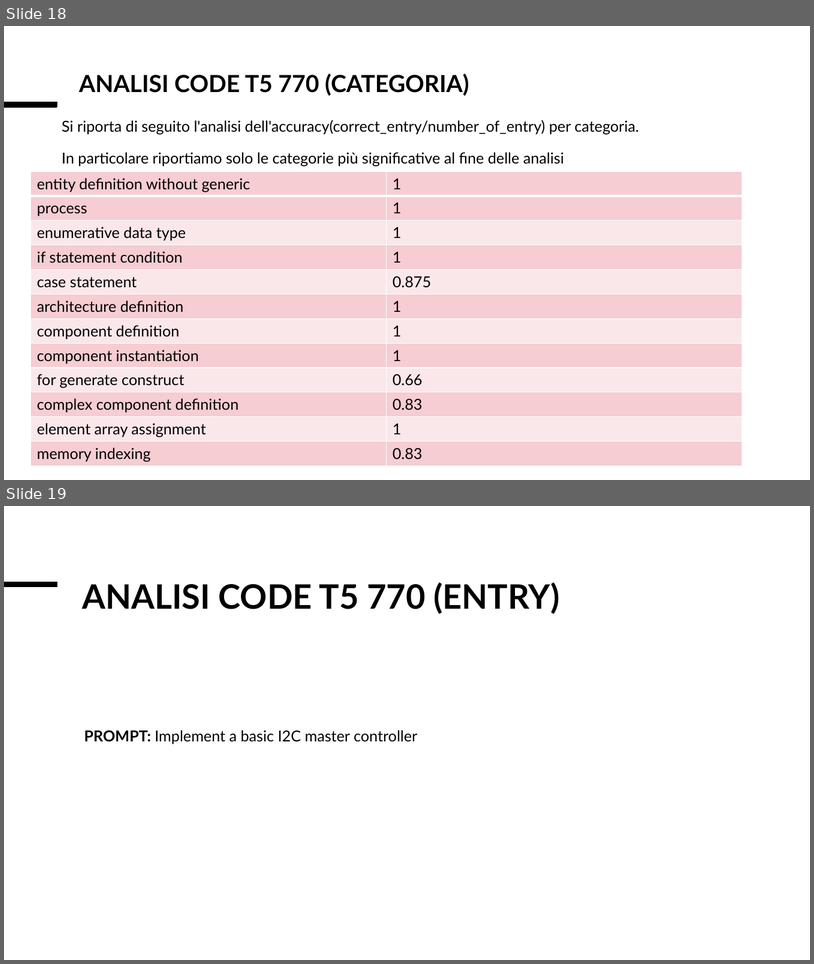
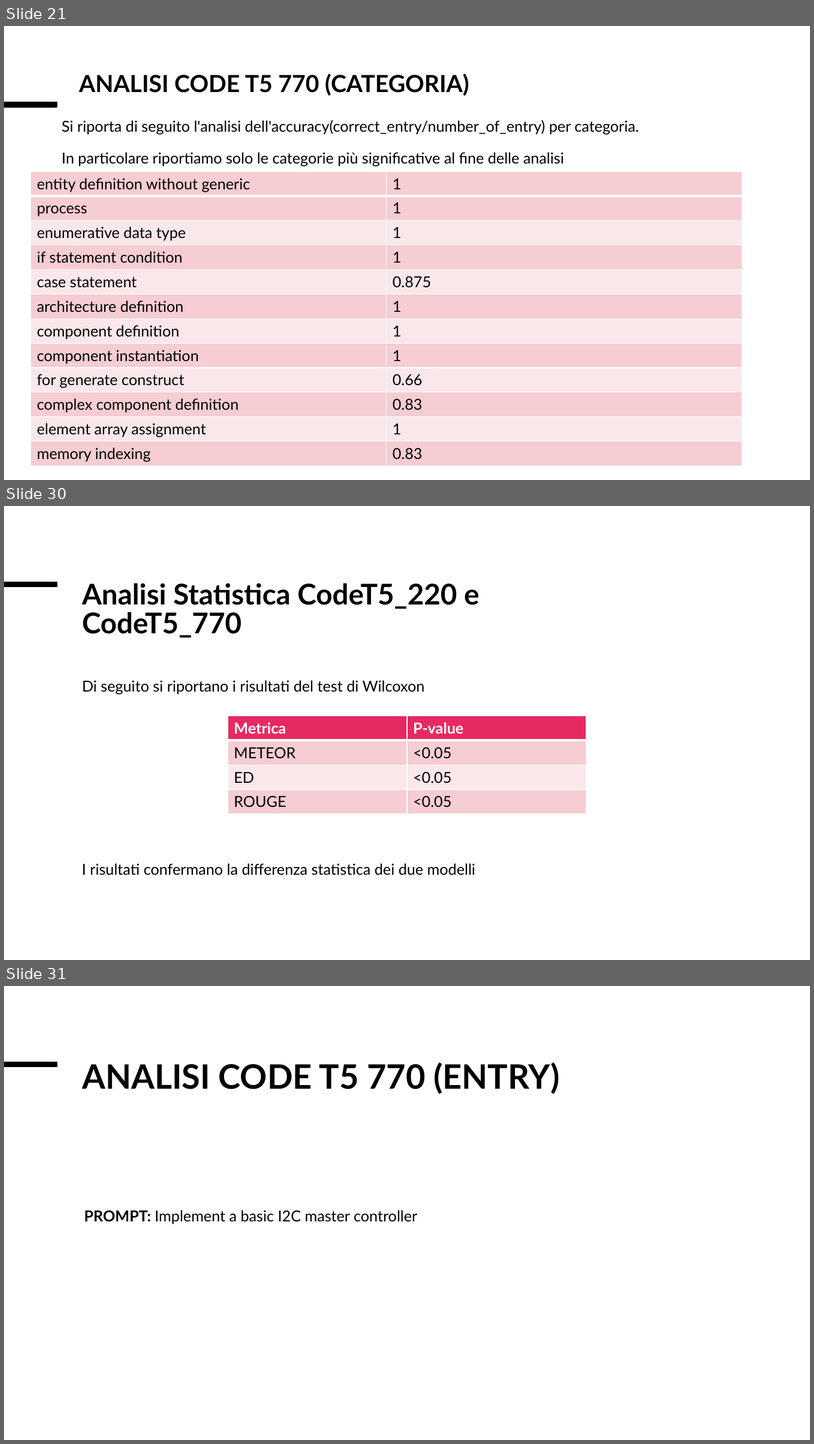
Before and after one commit to Simpronic/Tesi_Generatore_VHDL, a slide deck: altro/Presentazione_risultati.pptx. Shown one above the other, each under a label of ours: slides 18 and 19 before the commit, slides 21, 30 and 31 after it; the slides between them are not shown. The pictures are 814x964 and 814x1444 pixels, drawn with LibreOffice and Linux fonts; fonts in the diff are those of the drawing. Boxes give left, top, right and bottom in pixels: in the first picture for what was removed or moved away, otherwise in the second. Text is boxed around its words. In the diff, an @@ line names an element or a change of style, - is before the commit and + after.

```diff
--- a/altro/Presentazione_risultati.pptx
+++ b/altro/Presentazione_risultati.pptx
@@ slide 30 added at bbox=[4, 506, 810, 960], background #FFFFFF; not listed: 1 template element that a slide beside it also shows @@
@@ title added at bbox=[82, 583, 479, 637], 34 pt, text #000000, bold @@
+Analisi Statistica CodeT5_220 e CodeT5_770
@@ text added at bbox=[82, 680, 425, 694], 18 pt, text #000000 @@
+Di seguito si riportano i risultati del test di Wilcoxon
@@ table added at bbox=[228, 716, 586, 814], 4 rows, 2 columns @@
+Metrica | P-value
+METEOR | <0.05
+ED | <0.05
+ROUGE | <0.05
@@ text added at bbox=[82, 863, 476, 875], 18 pt, text #000000 @@
+I risultati confermano la differenza statistica dei due modelli
@@ what was slide 18 is now slide 21 @@
@@ what was slide 19 is now slide 31 @@
```
Also in this commit, not shown: 5 slides changed, 10 other slides added, 1 slide removed, 3 other files.
